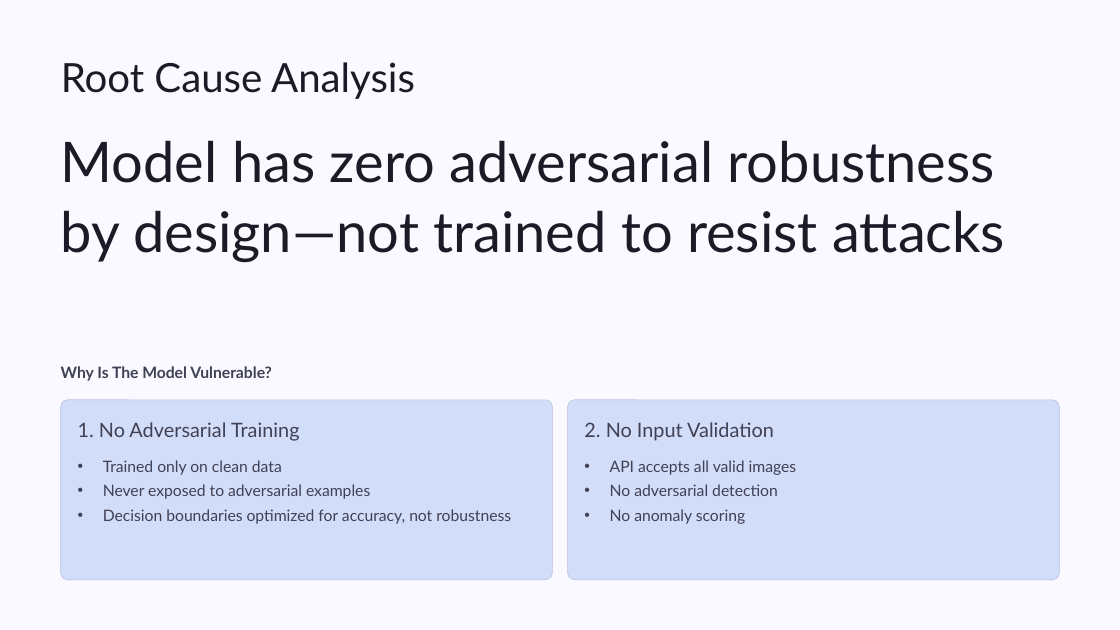
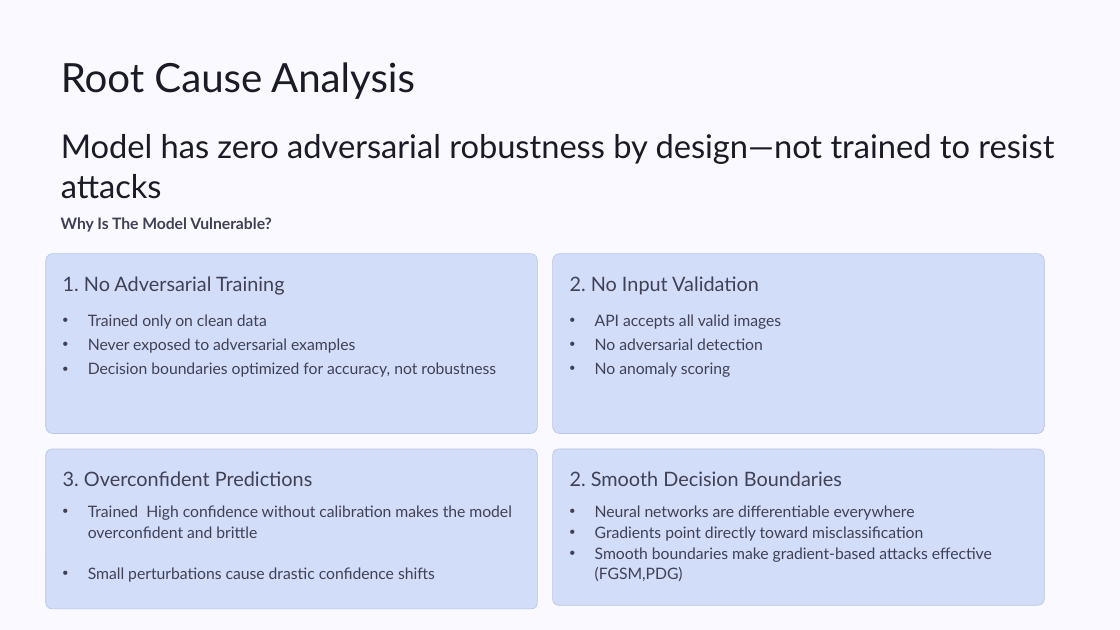
Before and after one commit to Tewodros-Tilahun-01/task-01, a slide deck: slide 13 of docs/AI-Security-Red-Team-Assessment.pptx. Drawn at 1120x630 pixels with LibreOffice and Linux fonts; fonts in the diff are those of the drawing; background and template pictures are left out. Boxes give left, top, right and bottom in pixels: in the first picture for what was removed or moved away, otherwise in the second. Text is boxed around its words. In the diff, an @@ line names an element or a change of style, - is before the commit and + after.

```diff
--- a/docs/AI-Security-Red-Team-Assessment.pptx
+++ b/docs/AI-Security-Red-Team-Assessment.pptx
@@ text "Model has zero adversarial robustness ..." at [61,134,1054,199]: size 48 to 28 pt @@
@@ text "Why Is The Model Vulnerable?": place and size @@
-text "Why Is The Model Vulnerable?" at [61,366,272,381]
+text "Why Is The Model Vulnerable?" at [61,217,272,232]
@@ 4 texts, 2 rounded rectangles: place and size @@
-4 texts, 2 rounded rectangles at [60,400,1060,580]
+4 texts, 2 rounded rectangles at [45,254,1044,434]
@@ rounded rectangle added at [46,450,538,609], fill #D2DDF9, outline #B8C3DF 0.5 pt @@
@@ text added at [63,471,313,486], 17 pt, text #404155 @@
+3. Overconfident Predictions
@@ rounded rectangle added at [553,450,1044,606], fill #D2DDF9, outline #B8C3DF 0.5 pt @@
@@ text added at [570,471,842,486], 17 pt, text #404155 @@
+2. Smooth Decision Boundaries
@@ text added at [88,505,512,582], 13.5 pt, text #404155 @@
+• Trained High confidence without calibration makes the model overconfident and brittle
+• Small perturbations cause drastic confidence shifts
@@ text added at [595,505,992,581], 13.5 pt, text #404155 @@
+• Neural networks are differentiable everywhere
+• Gradients point directly toward misclassification
+• Smooth boundaries make gradient-based attacks effective (FGSM,PDG)
```
Also in this commit, not shown: 4 other slides changed.
